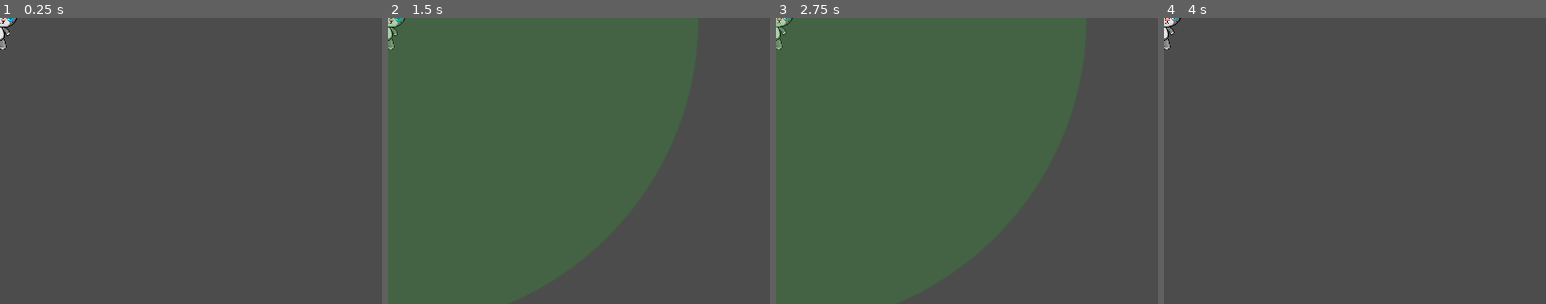
Above: before the commit, frames 1-4 (left to right).
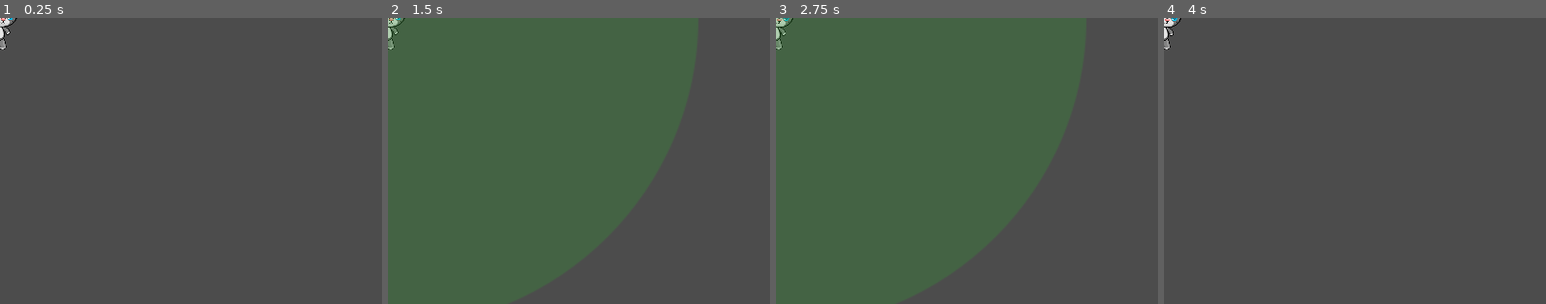
Above: after the commit, the same moments.

Repository: pasqualegabriel/VideoJuegos
Game: Godot game, scene res://entities/enemies/Turret.tscn
Same seed, same stepped clock (60 frames per second), same inputs: the game is played once before the commit and once after it. This scene is started directly instead of the project's main scene.
Inputs (mouse positions are % of the whole screen's width and height, from its top left):
- Up to frame 1 (0.25 s): no input
- Up to frame 2 (1.5 s): tap Enter at 0.5 s; move the mouse to (72, 45) at 0.52 s; hold D (move_right) from 0.53 s (still down); click (72, 45) at 0.6 s; tap Space (jump) at 0.77 s; move the mouse to (30, 55) at 1.27 s; tap T (show_detection_area_turret) at 1.35 s
- Up to frame 3 (2.75 s): tap Space (jump) at 1.52, 2 s; move the mouse to (60, 28) at 2.02 s; release D (move_right) at 2.03 s; hold A (move_left) from 2.03 s (still down); click (60, 28) at 2.1 s
- Up to frame 4 (4 s): move the mouse to (45, 70) at 2.77 s; release A (move_left) at 2.78 s; hold D (move_right) from 2.78 s (still down); tap T (show_detection_area_turret) at 2.85 s; tap Space (jump) at 3.02, 3.77 s; tap Enter at 3.5 s; move the mouse to (80, 65) at 3.52 s; click (80, 65) at 3.6 s
The pictures show only the part of the screen within x 0-50%, y 0-50%; the shares and areas given below are measured in that part.

The runs differ from the first frame. In frame 1, 0.1% of the frame differs, in the area x 0-5%, y 0-8%; in frame 2, less than 0.1%; in frame 3, less than 0.1%; in frame 4, 0.1%.

Commit message:
clase 5 turret die and looking at the player

Diff:
--- a/Clase 5/entities/enemies/Turret.gd
+++ b/Clase 5/entities/enemies/Turret.gd
@@ -2,12 +2,15 @@
 
 onready var fire_position = $FirePosition
 onready var fire_timer = $FireTimer
+onready var die_timer = $DieTimer
 onready var raycast = $RayCast2D
+onready var turret = $Turret
 
 export (PackedScene) var projectile_scene
 
 var target
 var projectile_container
+var die = false
 
 func _ready():
 	fire_timer.connect("timeout", self, "fire")
@@ -33,11 +36,20 @@
 			fire_timer.start()
 	elif !fire_timer.is_stopped():
 		fire_timer.stop()
-
+	if target:
+		var player_pos = (target.global_position - global_position).normalized()
+		if !turret.flip_h and player_pos.x < 0:
+			turret.flip_h = true
+		if turret.flip_h and player_pos.x >= 0:
+			turret.flip_h = false
 
 func notify_hit():
 	print("I'm turret and imma die")
-	call_deferred("_remove")
+	if !die:
+		die = true
+		turret.stop()
+		turret.play("die")
+		die_timer.start()
 
 func _remove():
 	get_parent().remove_child(self)
@@ -53,3 +65,7 @@
 	if body == target:
 		target = null
 		set_physics_process(false)
+
+
+func _on_DieTimer_timeout():
+	call_deferred("_remove")
--- a/Clase 5/entities/enemies/Turret.tscn
+++ b/Clase 5/entities/enemies/Turret.tscn
@@ -14,12 +14,27 @@
 [ext_resource path="res://assets/textures/enemies/cat/Idle (2).png" type="Texture" id=12]
 [ext_resource path="res://assets/textures/enemies/cat/Idle (9).png" type="Texture" id=13]
 [ext_resource path="res://assets/textures/enemies/cat/Idle (10).png" type="Texture" id=14]
+[ext_resource path="res://assets/textures/enemies/cat/Dead (10).png" type="Texture" id=15]
+[ext_resource path="res://assets/textures/enemies/cat/Dead (5).png" type="Texture" id=16]
+[ext_resource path="res://assets/textures/enemies/cat/Dead (4).png" type="Texture" id=17]
+[ext_resource path="res://assets/textures/enemies/cat/Dead (8).png" type="Texture" id=18]
+[ext_resource path="res://assets/textures/enemies/cat/Dead (1).png" type="Texture" id=19]
+[ext_resource path="res://assets/textures/enemies/cat/Dead (6).png" type="Texture" id=20]
+[ext_resource path="res://assets/textures/enemies/cat/Dead (3).png" type="Texture" id=21]
+[ext_resource path="res://assets/textures/enemies/cat/Dead (2).png" type="Texture" id=22]
+[ext_resource path="res://assets/textures/enemies/cat/Dead (7).png" type="Texture" id=23]
+[ext_resource path="res://assets/textures/enemies/cat/Dead (9).png" type="Texture" id=24]
 
 [sub_resource type="SpriteFrames" id=1]
 animations = [ {
 "frames": [ ExtResource( 8 ), ExtResource( 12 ), ExtResource( 10 ), ExtResource( 9 ), ExtResource( 11 ), ExtResource( 1 ), ExtResource( 6 ), ExtResource( 7 ), ExtResource( 13 ), ExtResource( 14 ) ],
 "loop": true,
 "name": "idle",
+"speed": 5.0
+}, {
+"frames": [ ExtResource( 19 ), ExtResource( 22 ), ExtResource( 21 ), ExtResource( 17 ), ExtResource( 16 ), ExtResource( 20 ), ExtResource( 23 ), ExtResource( 18 ), ExtResource( 24 ), ExtResource( 15 ) ],
+"loop": true,
+"name": "die",
 "speed": 5.0
 } ]
 
@@ -41,11 +56,11 @@
 [node name="FirePosition" type="Position2D" parent="."]
 position = Vector2( 0, -30.0339 )
 
-[node name="turret" type="AnimatedSprite" parent="."]
+[node name="Turret" type="AnimatedSprite" parent="."]
 scale = Vector2( 0.15, 0.15 )
 frames = SubResource( 1 )
 animation = "idle"
-frame = 2
+frame = 7
 speed_scale = 2.0
 playing = true
 
@@ -71,5 +86,9 @@
 [node name="CollisionShape2D" type="CollisionShape2D" parent="DetectionArea"]
 shape = SubResource( 3 )
 
+[node name="DieTimer" type="Timer" parent="."]
+one_shot = true
+
 [connection signal="body_entered" from="DetectionArea" to="." method="_on_DetectionArea_body_entered"]
 [connection signal="body_exited" from="DetectionArea" to="." method="_on_DetectionArea_body_exited"]
+[connection signal="timeout" from="DieTimer" to="." method="_on_DieTimer_timeout"]
Not shown: 1 places in Clase 5/entities/enemies/Turret.tscn that only renumber resources
